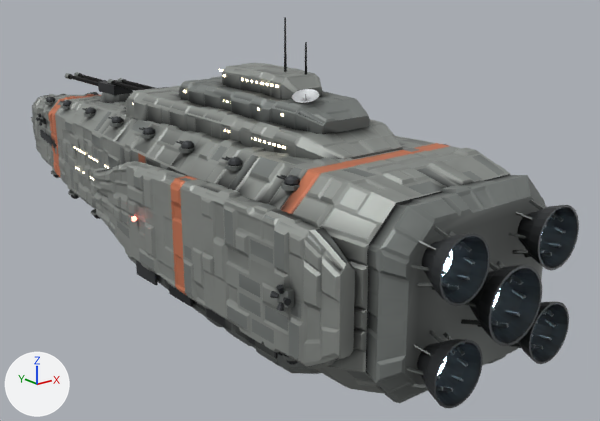
What one commit did to the glTF model assets/models/battleship.glb.
The view is the same before and after, from a camera (50 mm lens) standing at (-0.548, -0.91, 0.287) and looking at (0.102, -0.097, -0.038). The axes (+X, +Y, +Z) are drawn at lower left. The lights are the same throughout. The first picture is the older version. Vertices at exactly the same position are counted once.

The first picture shows 'body'.
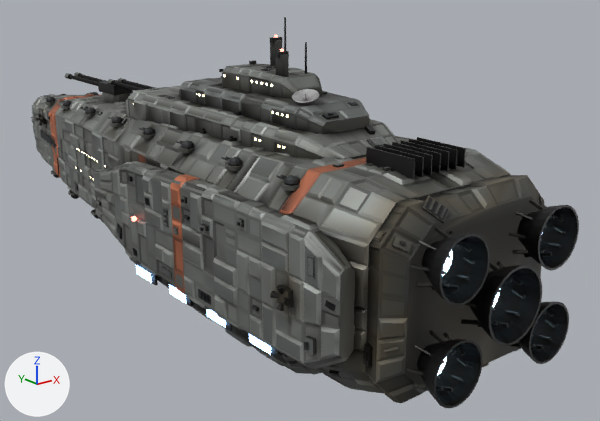
Where the newer file only moved an object's origin or applied its transform, the numbers keep the older frame.

Pixel boxes [x1, y1, x2, y2] of what changed, in the pictures (600 x 421 px; the box of a moved part takes in the faces that stretch with it):
part 1 of me_battleship_body, moved or reshaped (not visible before)
    after: [305, 336, 316, 355]
part 2 of me_battleship_body, added
    after: [237, 218, 244, 227]
part 3 of me_battleship_body, moved or reshaped (not visible before)
    after: [308, 258, 313, 276]
part 4 of me_battleship_body, deleted (mostly hidden)
    before: [74, 78, 279, 174]
part 5 of me_battleship_body, moved or reshaped
    before: [31, 63, 564, 403]
    after: [31, 35, 564, 403]
part 6 of me_battleship_body, recoloured (darker)
    both: [31, 34, 579, 408]
part 7 of me_battleship_body, recoloured
    both: [133, 161, 263, 206]

The change, as a diff of the scene's bpy script:
```diff
--- a/assets/models/battleship.glb.py
+++ b/assets/models/battleship.glb.py
@@ mat_steel @@
+mat_steel = bpy.data.materials.new('steel')
+# nodes: BsdfPrincipled, Mix, OutputMaterial, VertexColor
+# colours: light grey #bcc4cb, mixed with the vertex colours
@@ mat_black @@
+mat_black = bpy.data.materials.new('black')
+# nodes: BsdfPrincipled, Mix, OutputMaterial, VertexColor
+# colours: black #292b2f, mixed with the vertex colours
@@ me_battleship_body @@
 # used by ob_body; location = (0.0, 0.0, 0.0)
-me_battleship_body.from_pydata(...)  # 25562 vertices, 48860 faces; spans x -0.149..0.149, y -0.518..0.55, z -0.137..0.22
+me_battleship_body.from_pydata(...)  # 30899 vertices, 55894 faces; spans x -0.149..0.149, y -0.518..0.55, z -0.141..0.22
+# me_battleship_body part 1: the loose piece of 8 vertices spanning x -0.12..-0.118, y -0.302..-0.298, z -0.013..-0.011 is scaled about its middle by (3.59, 2.4, 5.98), then moved by (-0.017, -0.11, -0.024), in mat_hull2
+# me_battleship_body part 2: a new loose piece, a box spanning x -0.1391..-0.136, y -0.3132..-0.3068, z 0.0456..0.0525, in mat_hull2
+# me_battleship_body part 3: the loose piece of 8 vertices spanning x -0.12..-0.118, y -0.302..-0.298, z 0.017..0.019 is scaled about its middle by (0.815, 1.57, 6.33), then moved by (-0.018, -0.11, 0.018), in mat_hull2
+# me_battleship_body part 4: 72 loose pieces with 576 vertices, spanning x -0.118..0.12, y -0.302..0.202, z -0.013..0.154, are deleted
+# me_battleship_body part 5: 313 vertices moved within x -0.134..0.134, y -0.459..0.55, z -0.133..0.154; 6103 vertices removed from x -0.146..0.146, y -0.518..0.5, z -0.137..0.164; 11984 vertices added at x -0.146..0.146, y -0.518..0.5, z -0.141..0.198
+# me_battleship_body part 6: 19851 kept faces spanning x -0.149..0.149, y -0.518..0.55, z -0.137..0.22 get new vertex colours
+# me_battleship_body part 7: 24 faces spanning x -0.132..0.136, y -0.377..0.017, z -0.063..0.065 switch from mat_hull to mat_hull2
+# other edits to the shape of me_battleship_body do not show in these pictures
 me_battleship_body.materials.append(mat_trim)
@@ me_battleship_body @@
 me_battleship_body.materials.append(mat_blue)
+me_battleship_body.materials.append(mat_black)
+me_battleship_body.materials.append(mat_steel)
```
